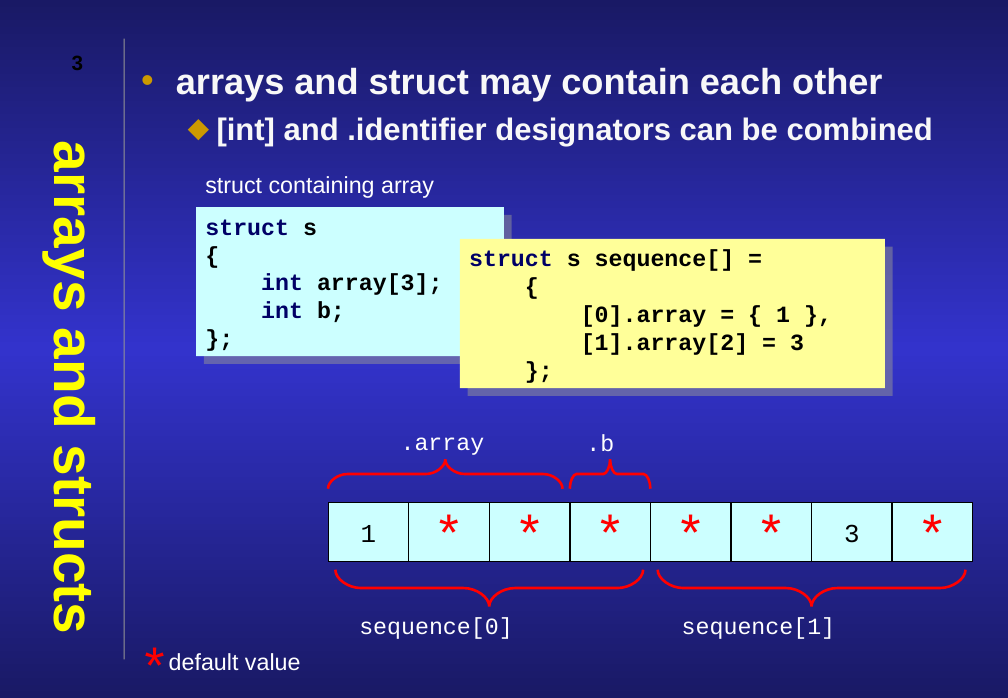
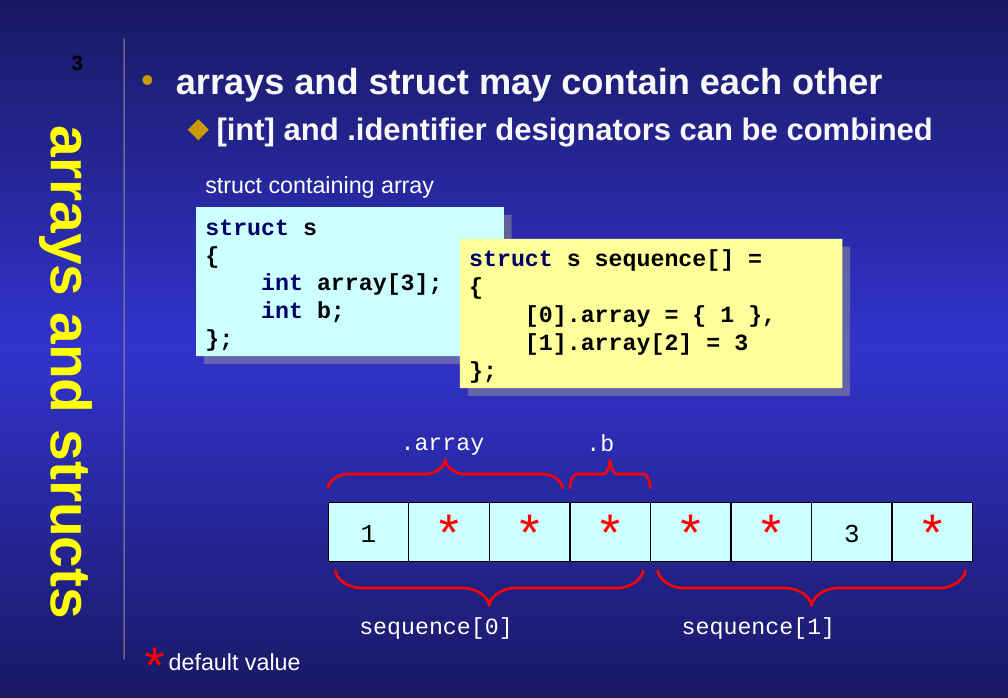
Before and after one commit to JonJagger/two-day-courses, a slide deck: slide 3 of ca/5 Arrays.odp. Drawn at 1008x698 pixels with LibreOffice and Linux fonts; fonts in the diff are those of the drawing. Boxes give left, top, right and bottom in pixels: in the first picture for what was removed or moved away, otherwise in the second. Text is boxed around its words. In the diff, an @@ line names an element or a change of style, - is before the commit and + after.

```diff
--- a/ca/5 Arrays.odp
+++ b/ca/5 Arrays.odp
@@ title "arrays and structs" at [39, 143, 102, 613]: vertical alignment top to middle @@
@@ rectangle "struct s sequence[] =": place and size @@
-rectangle "struct s sequence[] =" at [459, 239, 884, 388]
+rectangle "struct s sequence[] =" at [459, 239, 842, 388]
```
Also in this commit, not shown: 15 other slides changed, 16 other files.
